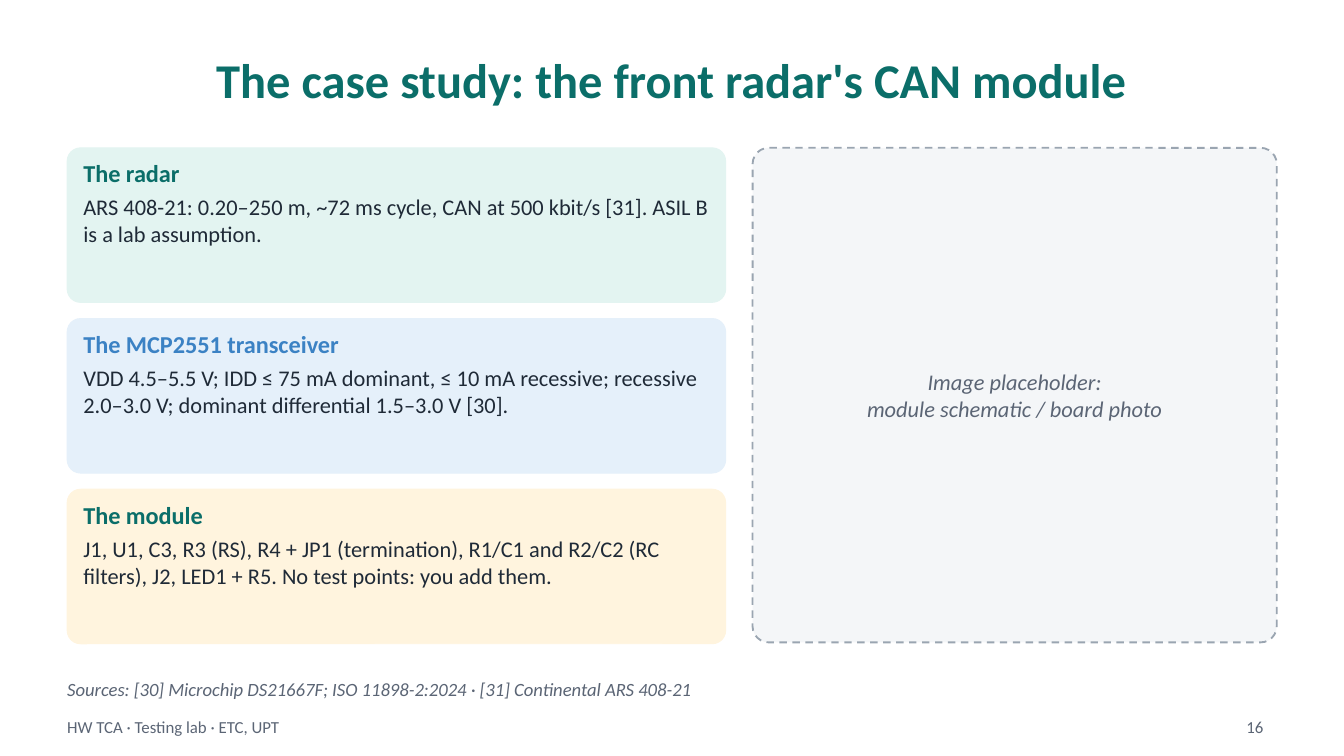
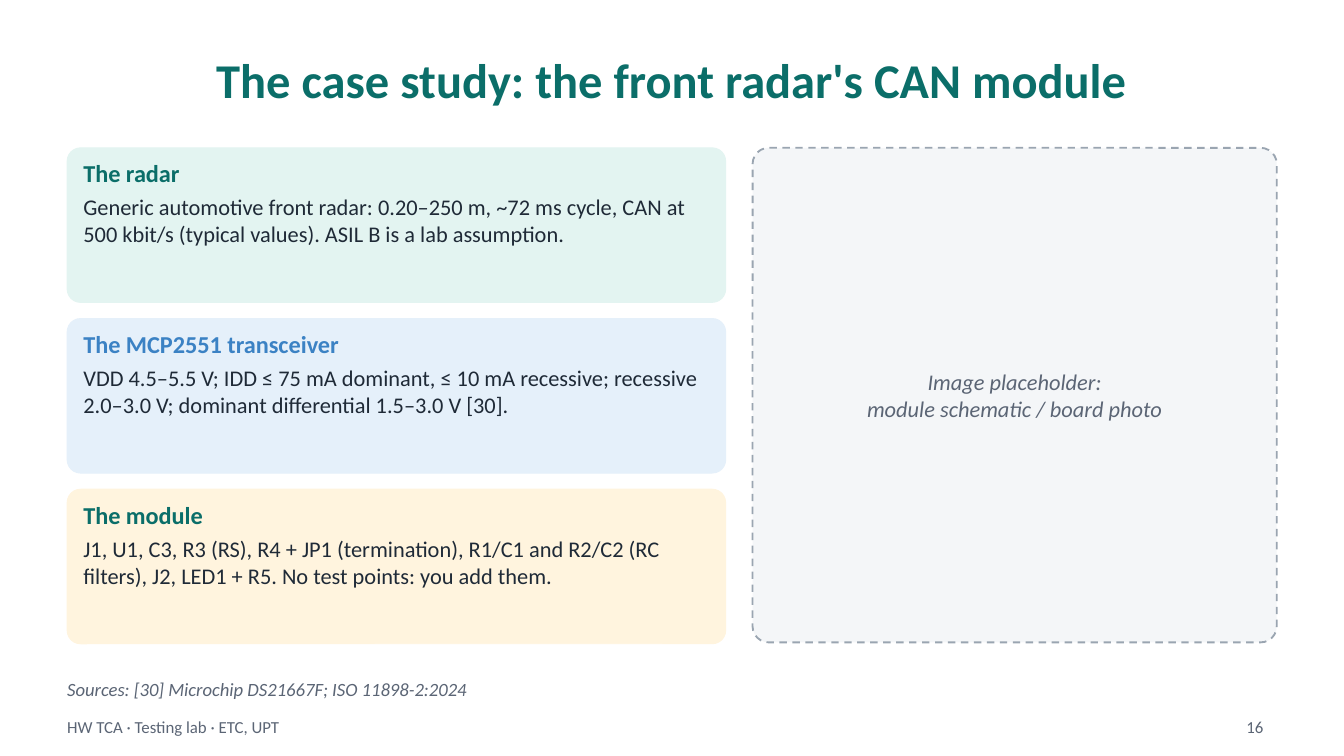
Before and after one commit to madalinatolontan1-ai/sw-tca-lab, a slide deck: slide 16 of materials/HW_TCA_lecture_EN.pptx. Drawn at 1344x756 pixels with LibreOffice and Linux fonts; fonts in the diff are those of the drawing. Boxes give left, top, right and bottom in pixels: in the first picture for what was removed or moved away, otherwise in the second. Text is boxed around its words. In the diff, an @@ line names an element or a change of style, - is before the commit and + after.

```diff
--- a/materials/HW_TCA_lecture_EN.pptx
+++ b/materials/HW_TCA_lecture_EN.pptx
@@ text at (83,199,685,246): text changed @@
-ARS 408-21: 0.20–250 m, ~72 ms cycle, CAN at 500 kbit/s [31]. ASIL B is a lab assumption.
+Generic automotive front radar: 0.20–250 m, ~72 ms cycle, CAN at 500 kbit/s (typical values). ASIL B is a lab assumption.
@@ text at (67,682,467,699): text changed @@
-Sources: [30] Microchip DS21667F; ISO 11898-2:2024 · [31] Continental ARS 408-21
+Sources: [30] Microchip DS21667F; ISO 11898-2:2024
```
Also in this commit, not shown: 2 other slides changed, 15 other files.
